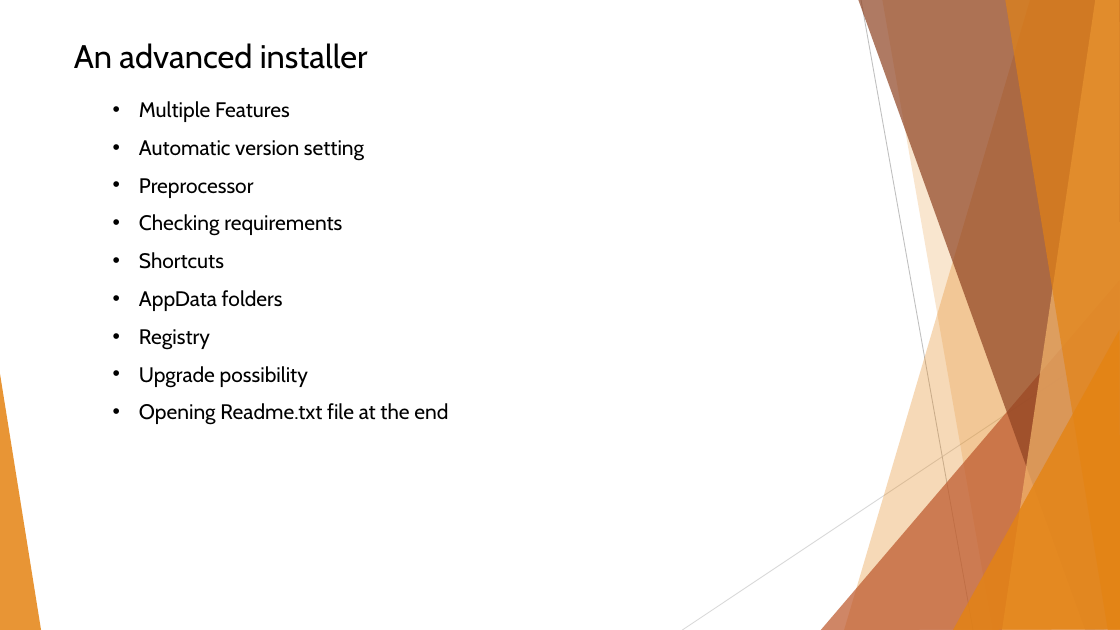
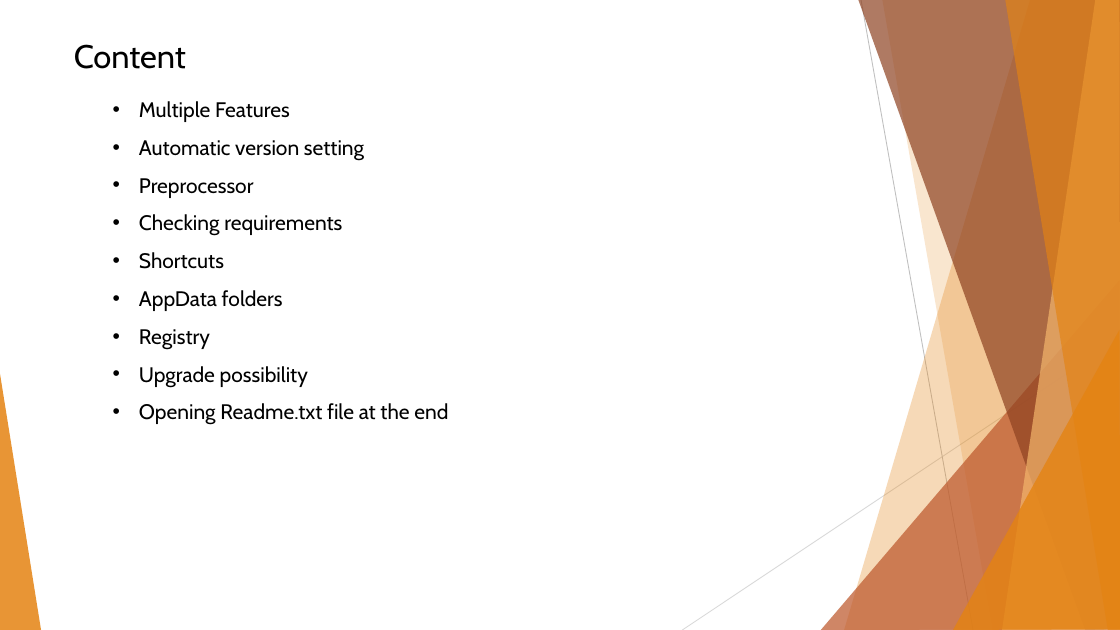
Before and after one commit to BinaryStudioAcademy/WixGettingStartedCourse, a slide deck: slide 3 of Part 2/WiX Part 2.pptx. Drawn at 1120x630 pixels with LibreOffice and Linux fonts; fonts in the diff are those of the drawing. Boxes give left, top, right and bottom in pixels: in the first picture for what was removed or moved away, otherwise in the second. Text is boxed around its words. In the diff, an @@ line names an element or a change of style, - is before the commit and + after.

```diff
--- a/Part 2/WiX Part 2.pptx
+++ b/Part 2/WiX Part 2.pptx
@@ text at box(74, 44, 186, 69): text changed @@
-An advanced installer
+Content
```
Also in this commit, not shown: 3 other files.
